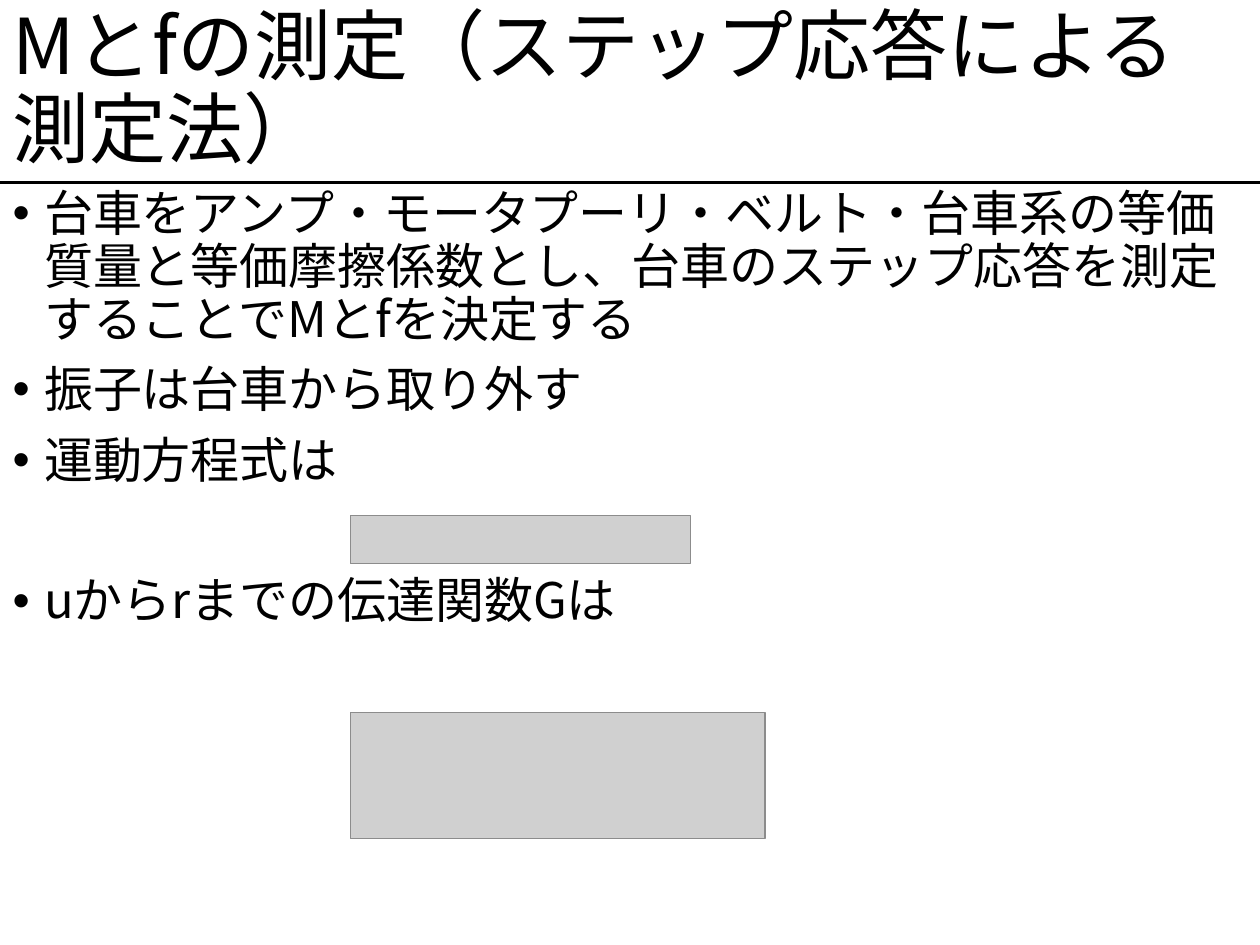
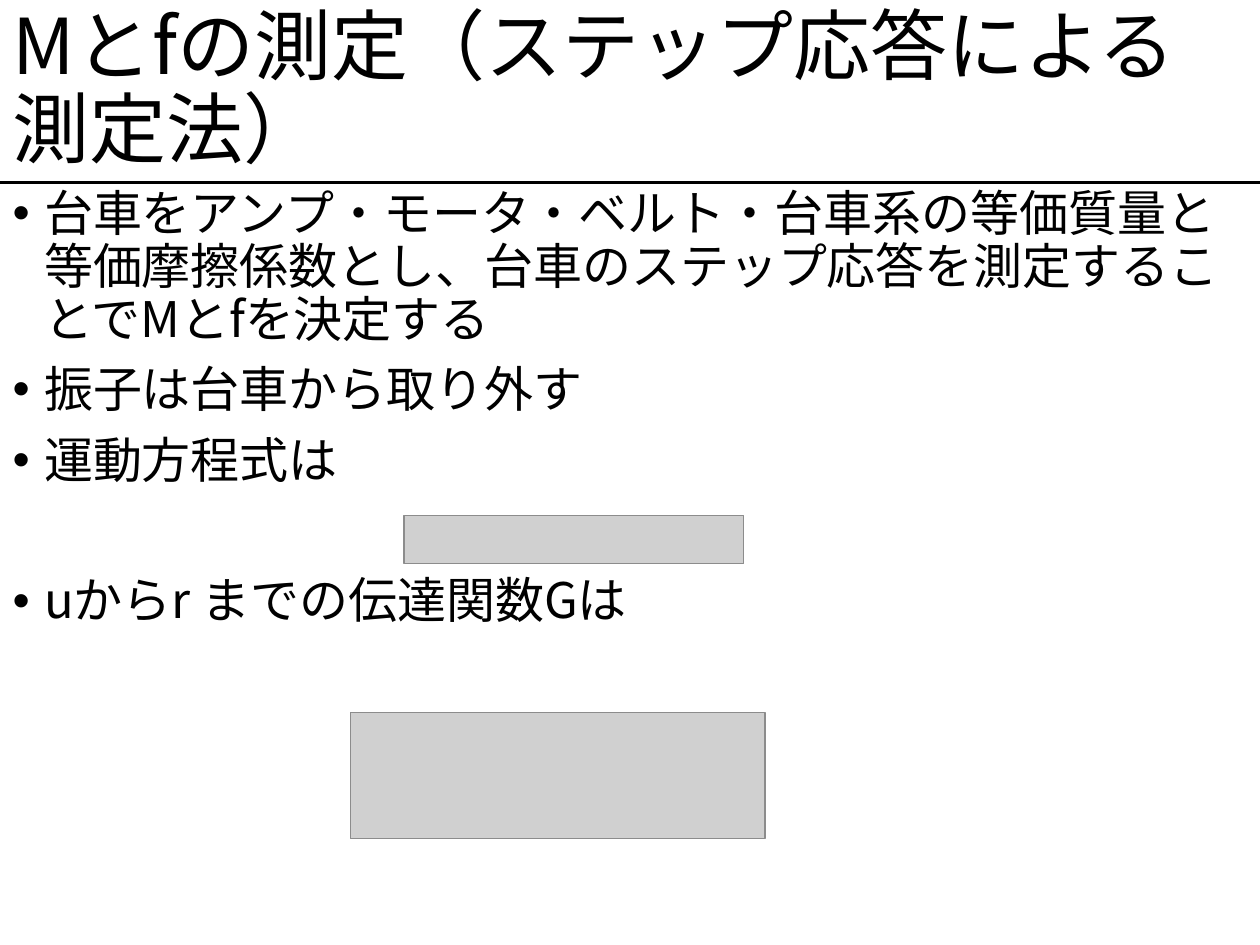
Before and after one commit to rywyr/PTEX, a slide deck: slide 10 of PTEX/gazo/pendulum_prezen.pptx (slide 9 before the commit). Drawn at 1260x945 pixels with LibreOffice and Linux fonts; fonts in the diff are those of the drawing; grey boxes stand for pictures. Boxes give left, top, right and bottom in pixels: in the first picture for what was removed or moved away, otherwise in the second. Text is boxed around its words. In the diff, an @@ line names an element or a change of style, - is before the commit and + after.

Commit message:
7月19日：学校での変更分：仮完成

```diff
--- a/PTEX/gazo/pendulum_prezen.pptx
+++ b/PTEX/gazo/pendulum_prezen.pptx
@@ text at <box>44,181,1218,341</box>: text changed @@
-• 台車をアンプ・モータプーリ・ベルト・台車系の等価質量と等価摩擦係数とし、台車のステップ応答を測定することでMとfを決定する
+• 台車をアンプ・モータ・ベルト・台車系の等価質量と等価摩擦係数とし、台車のステップ応答を測定することでMとfを決定する
@@ picture: place and size @@
-picture at <box>350,515,690,564</box>
+picture at <box>404,515,745,564</box>
@@ text at <box>44,576,627,622</box>: spaces changed @@
-• uからrまでの伝達関数Gは
+• uからr までの伝達関数Gは
```
Also in this commit, not shown: 19 other slides changed, 8 slides added, 2 other files.
